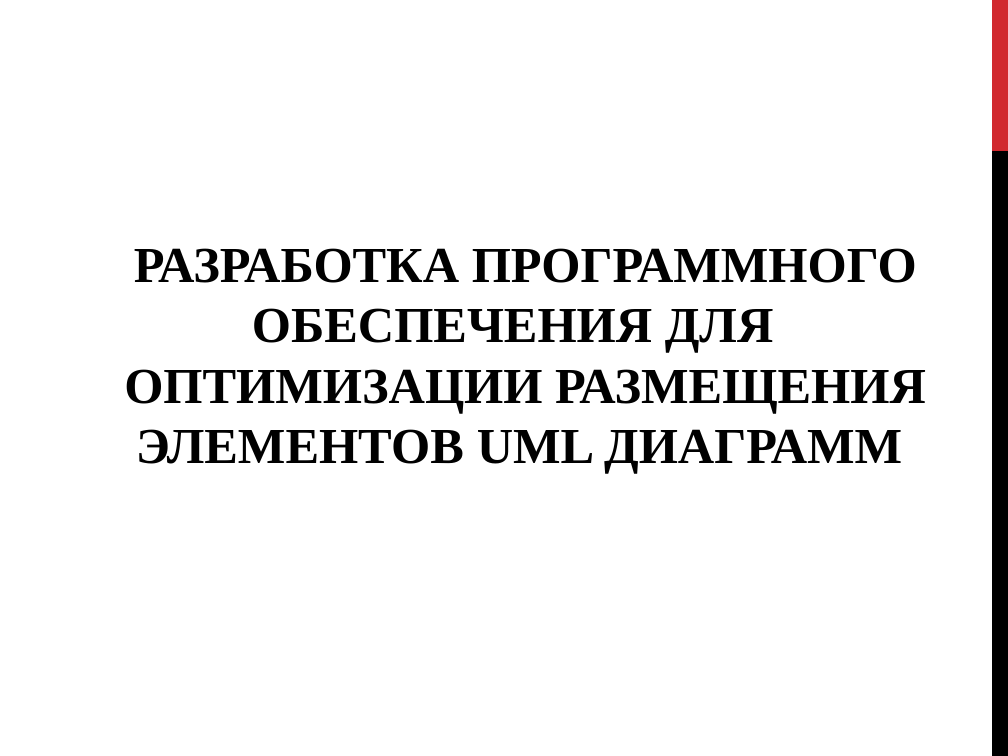
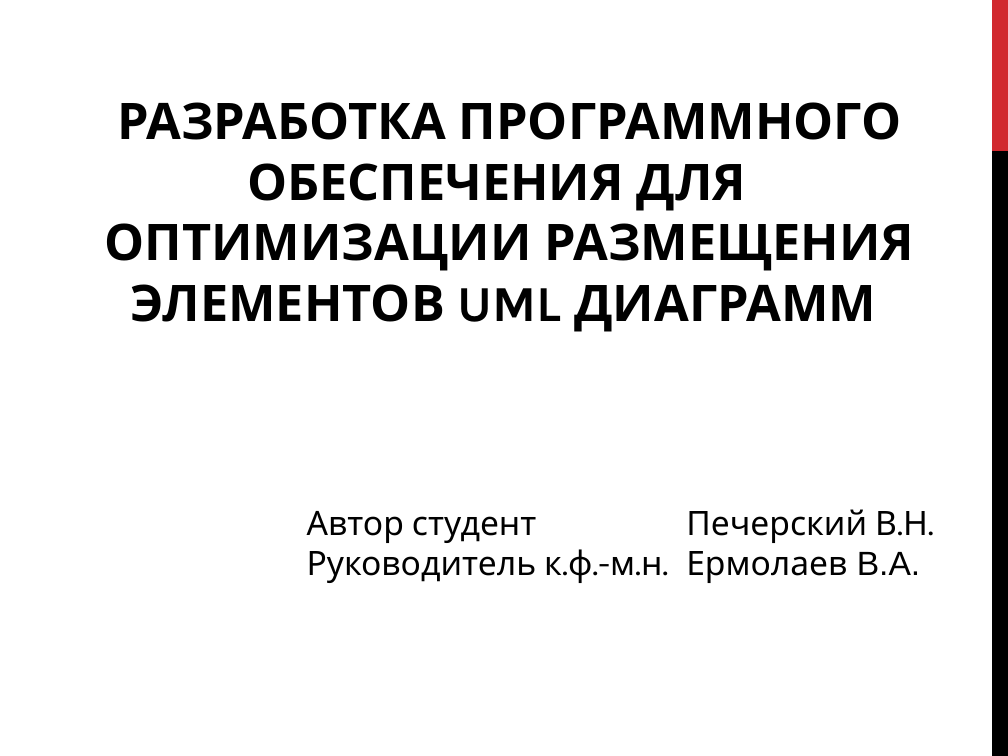
Before and after one commit to alexnodejs/onto-diploma, a slide deck: slide 1 of presentation/Slides_Viktor_Pecherskiy.pptx. Drawn at 1008x756 pixels with LibreOffice and Linux fonts; fonts in the diff are those of the drawing. Boxes give left, top, right and bottom in pixels: in the first picture for what was removed or moved away, otherwise in the second. Text is boxed around its words. In the diff, an @@ line names an element or a change of style, - is before the commit and + after.

```diff
--- a/presentation/Slides_Viktor_Pecherskiy.pptx
+++ b/presentation/Slides_Viktor_Pecherskiy.pptx
@@ text "РАЗРАБОТКА ПРОГРАММНОГО ОБЕСПЕЧЕНИЯ ДЛЯ": place and size @@
-text "РАЗРАБОТКА ПРОГРАММНОГО ОБЕСПЕЧЕНИЯ ДЛЯ" at bbox=[124, 248, 926, 474]
+text "РАЗРАБОТКА ПРОГРАММНОГО ОБЕСПЕЧЕНИЯ ДЛЯ" at bbox=[104, 102, 914, 332]
@@ text "РАЗРАБОТКА ПРОГРАММНОГО ОБЕСПЕЧЕНИЯ ДЛЯ" at bbox=[104, 102, 914, 332]: font Times New Roman to Karla @@
@@ text added at bbox=[686, 509, 928, 583], 24 pt, text #000000 @@
+Печерский В.Н.
+Ермолаев В.А.
@@ text added at bbox=[307, 511, 662, 583], 24 pt, text #000000 @@
+Автор студент
+Руководитель к.ф.-м.н.
```
Also in this commit, not shown: 4 other slides changed, 5 slides added, 3 other files.
